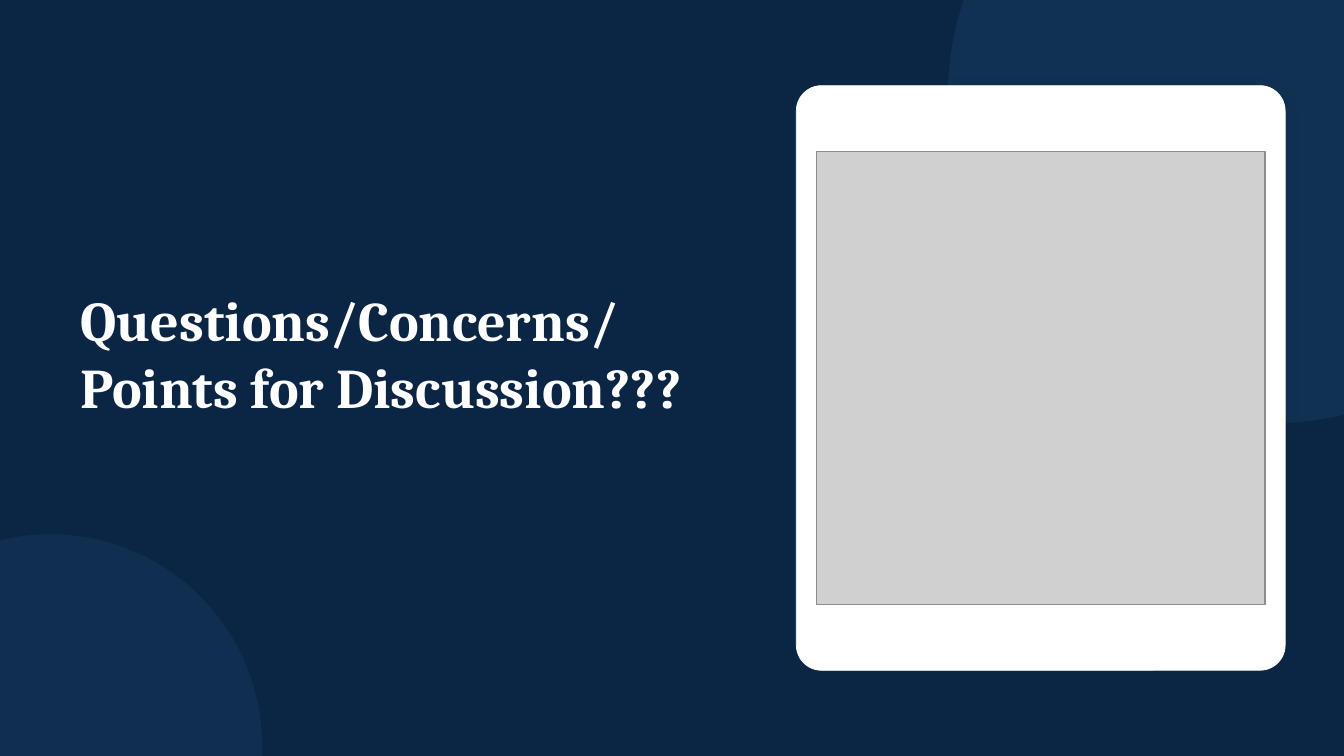
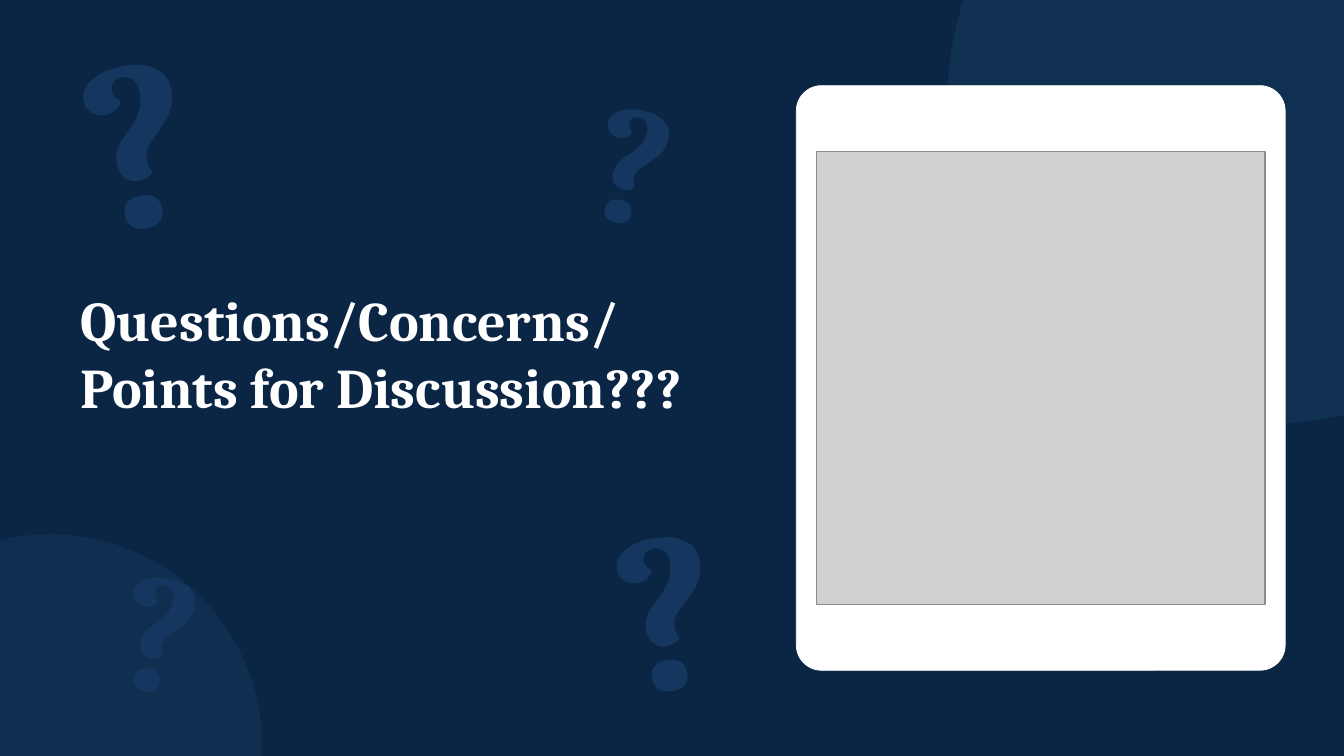
Before and after one commit to Hrishiv67/Ppapp, a slide deck: slide 7 of 2026-10-2_Presentation_-_Bijal_refreshed.pptx. Drawn at 1344x756 pixels with LibreOffice and Linux fonts; fonts in the diff are those of the drawing; grey boxes stand for pictures. Boxes give left, top, right and bottom in pixels: in the first picture for what was removed or moved away, otherwise in the second. Text is boxed around its words. In the diff, an @@ line names an element or a change of style, - is before the commit and + after.

```diff
--- a/2026-10-2_Presentation_-_Bijal_refreshed.pptx
+++ b/2026-10-2_Presentation_-_Bijal_refreshed.pptx
@@ text added at (6, 0, 266, 269), 170 pt, text #15365F, bold @@
+?
@@ text added at (502, 15, 769, 298), 120 pt, text #15365F, bold @@
+?
@@ text added at (539, 465, 792, 735), 160 pt, text #15365F, bold @@
+?
@@ text added at (31, 487, 292, 756), 120 pt, text #15365F, bold @@
+?
```
Also in this commit, not shown: 6 other slides changed.
